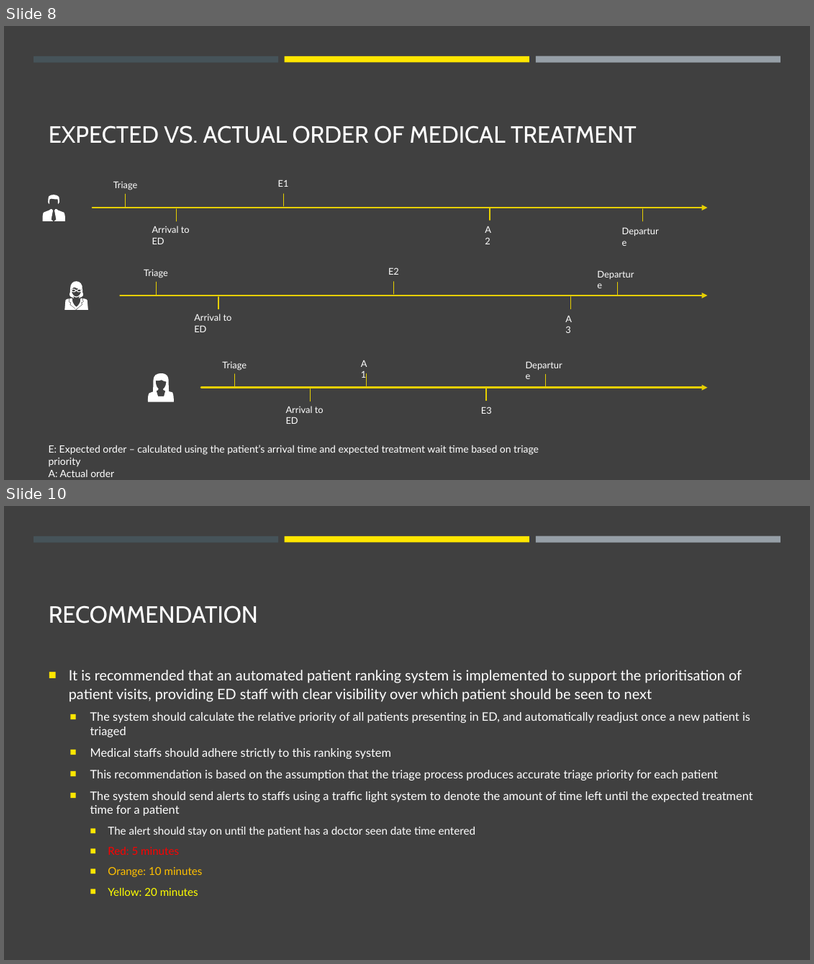
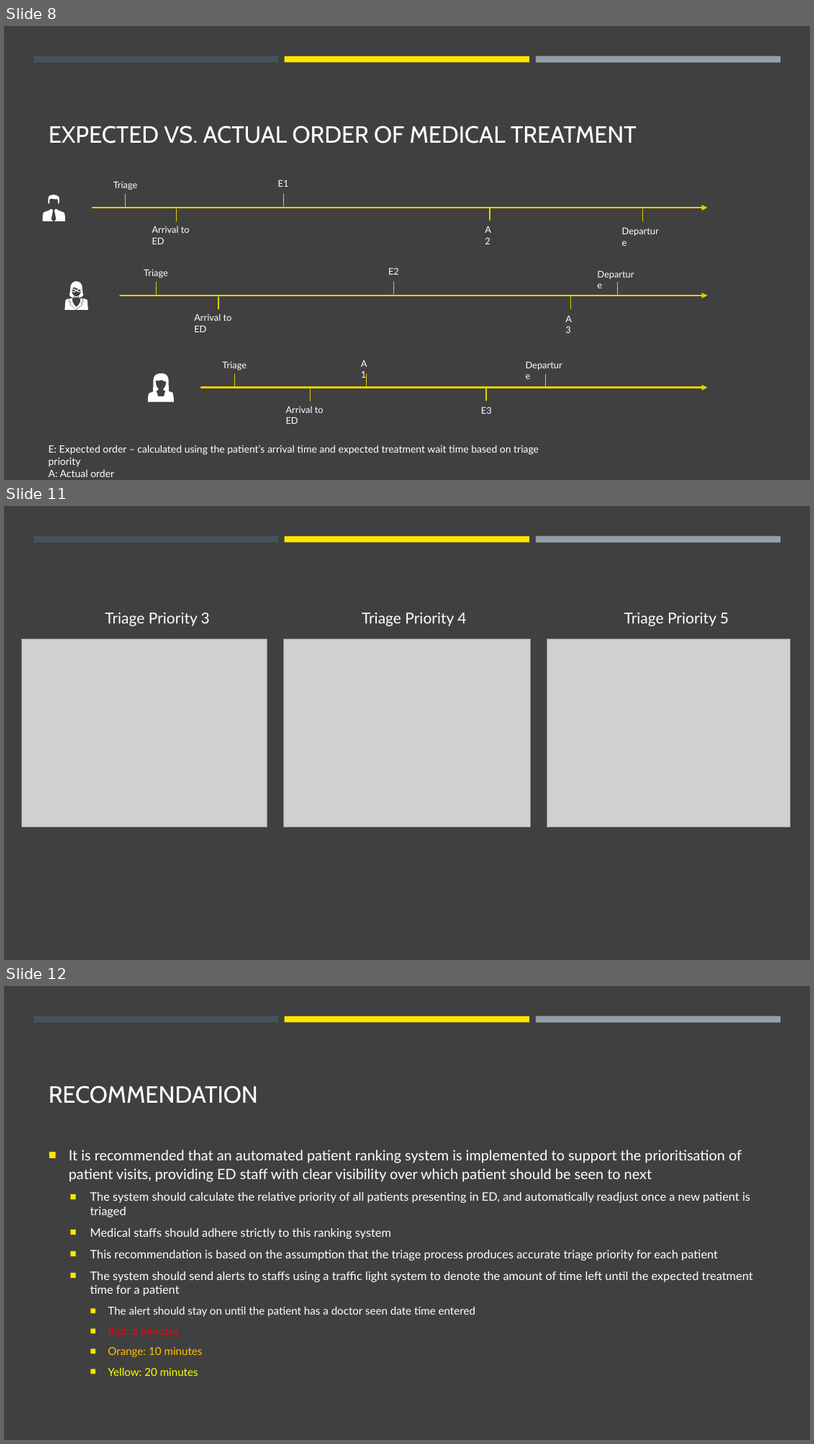
Before and after one commit to jasonnguyen3697/EY_DataChallenge, a slide deck: stuff.pptx. Shown one above the other, each under a label of ours: slides 8 and 10 before the commit, slides 8, 11 and 12 after it; the slides between them are not shown. The pictures are 814x964 and 814x1444 pixels, drawn with LibreOffice and Linux fonts; fonts in the diff are those of the drawing; grey boxes stand for pictures. Boxes give left, top, right and bottom in pixels: in the first picture for what was removed or moved away, otherwise in the second. Text is boxed around its words. In the diff, an @@ line names an element or a change of style, - is before the commit and + after.

```diff
--- a/stuff.pptx
+++ b/stuff.pptx
@@ slide 11 added at box(4, 506, 810, 960), background #404040; not listed: 3 template elements that a slide beside it also shows @@
@@ text added at box(105, 612, 210, 626), 18 pt, text #FFFFFF @@
+Triage Priority 3
@@ text added at box(362, 612, 466, 626), 18 pt, text #FFFFFF @@
+Triage Priority 4
@@ text added at box(625, 612, 729, 626), 18 pt, text #FFFFFF @@
+Triage Priority 5
@@ picture added at box(22, 639, 267, 827) @@
@@ picture added at box(284, 639, 531, 827) @@
@@ picture added at box(548, 639, 791, 827) @@
@@ what was slide 10 is now slide 12 @@
```
Also in this commit, not shown: 1 slide changed, 1 other slide added.
